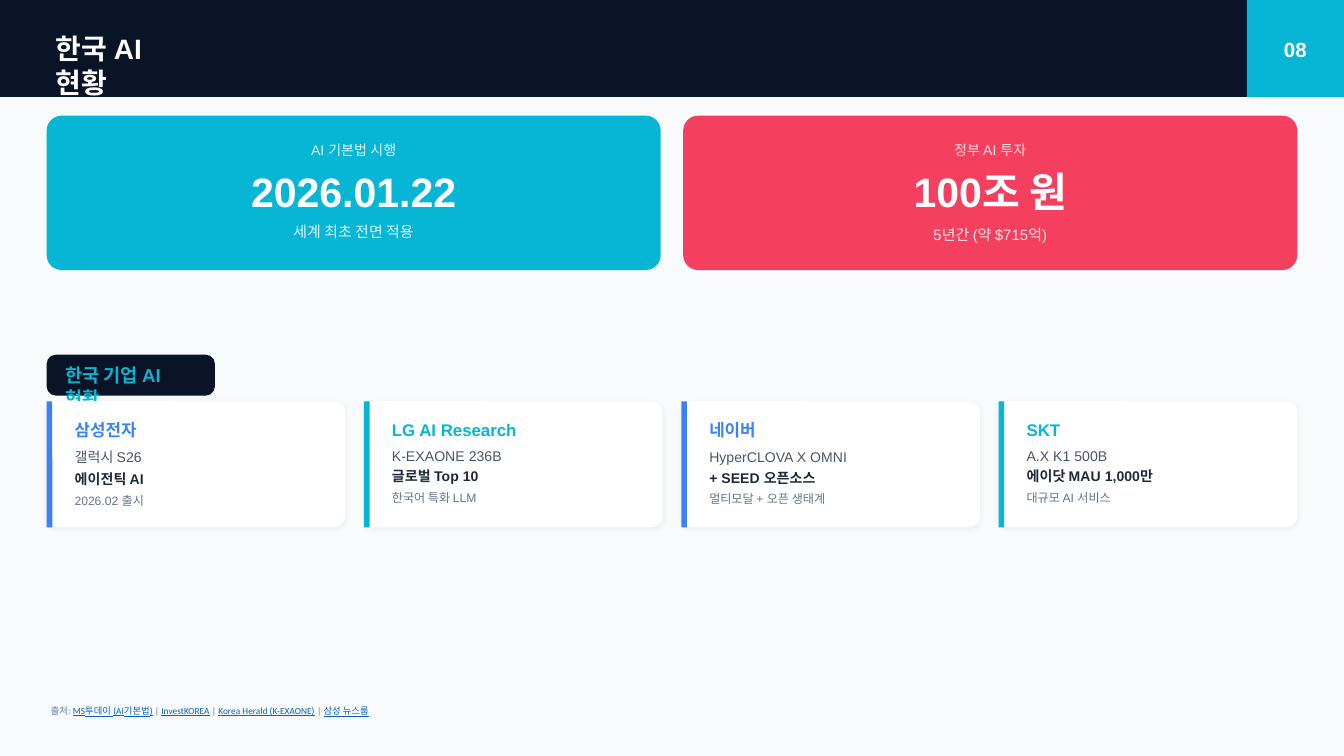
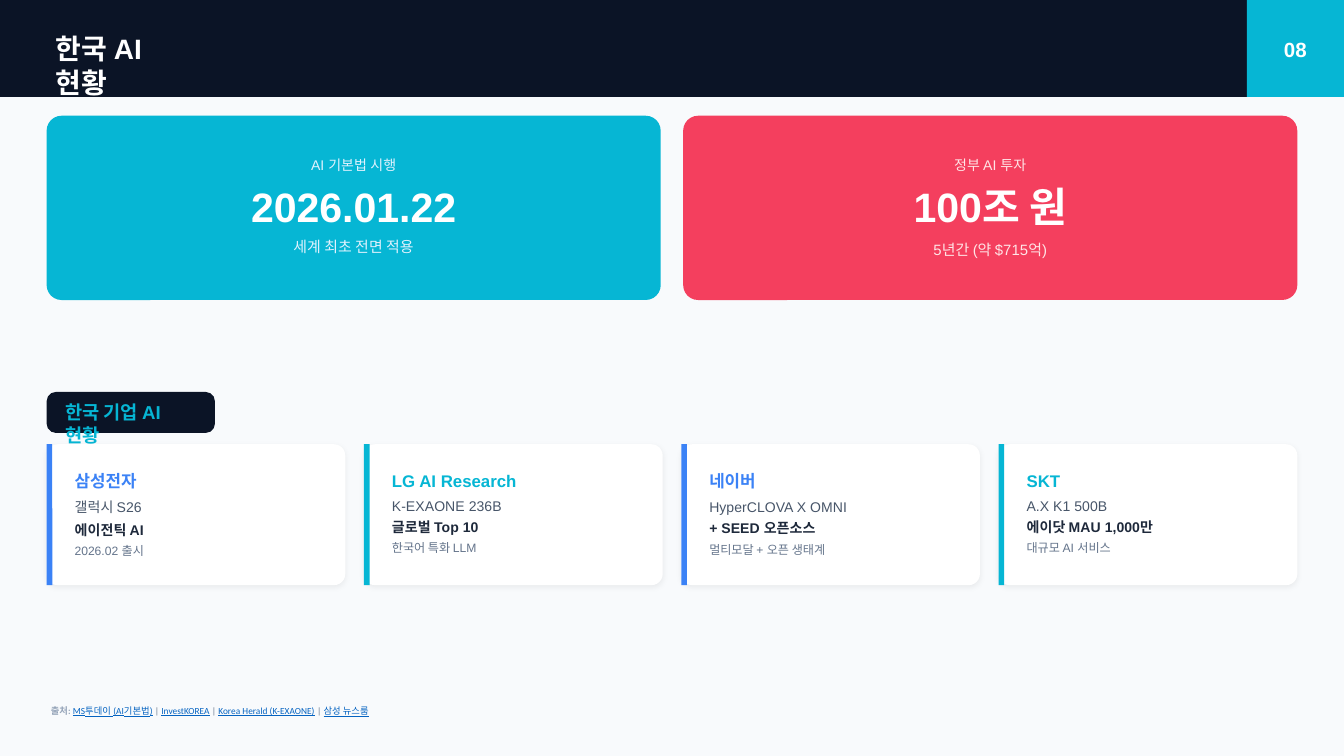
Before and after one commit to HwangJohn/recent-ai-tech, a slide deck: slide 8 of presentation/AI_Introduction_for_Beginners.pptx. Drawn at 1344x756 pixels with LibreOffice and Linux fonts; fonts in the diff are those of the drawing. Boxes give left, top, right and bottom in pixels: in the first picture for what was removed or moved away, otherwise in the second. Text is boxed around its words. In the diff, an @@ line names an element or a change of style, - is before the commit and + after.

```diff
--- a/presentation/AI_Introduction_for_Beginners.pptx
+++ b/presentation/AI_Introduction_for_Beginners.pptx
@@ rounded rectangle resized from (x1=47, y1=116, x2=661, y2=270) to (x1=47, y1=116, x2=661, y2=300) @@
@@ rounded rectangle resized from (x1=683, y1=116, x2=1297, y2=270) to (x1=683, y1=116, x2=1297, y2=300) @@
@@ 6 texts moved together from (x1=251, y1=143, x2=1067, y2=243) to (x1=251, y1=158, x2=1067, y2=258) @@
@@ rounded rectangle moved from (x1=47, y1=355, x2=215, y2=396) to (x1=47, y1=392, x2=215, y2=434) @@
@@ text "한국 기업 AI 현황" moved from (x1=65, y1=366, x2=161, y2=410) to (x1=65, y1=403, x2=161, y2=448) @@
@@ rounded rectangle resized from (x1=47, y1=402, x2=345, y2=528) to (x1=47, y1=445, x2=345, y2=586) @@
@@ line moved from (50, 402) - (50, 527) to (50, 445) - (50, 585) @@
@@ rounded rectangle resized from (x1=364, y1=402, x2=663, y2=528) to (x1=364, y1=445, x2=663, y2=586) @@
@@ line moved from (367, 402) - (367, 527) to (367, 445) - (367, 585) @@
@@ rounded rectangle resized from (x1=681, y1=402, x2=980, y2=528) to (x1=681, y1=445, x2=980, y2=586) @@
@@ line moved from (684, 402) - (684, 527) to (684, 445) - (684, 585) @@
@@ proportions changed in 6 elements at (x1=47, y1=116, x2=661, y2=300), (x1=683, y1=116, x2=1297, y2=300), (x1=47, y1=445, x2=345, y2=586), (x1=364, y1=445, x2=663, y2=586), (x1=681, y1=445, x2=980, y2=586), (x1=999, y1=445, x2=1297, y2=586) @@
@@ rounded rectangle resized from (x1=999, y1=402, x2=1297, y2=528) to (x1=999, y1=445, x2=1297, y2=586) @@
@@ line moved from (1001, 402) - (1001, 527) to (1001, 445) - (1001, 585) @@
@@ 16 texts moved together from (x1=75, y1=422, x2=1153, y2=506) to (x1=75, y1=473, x2=1153, y2=556) @@
```
Also in this commit, not shown: 4 other slides changed.
